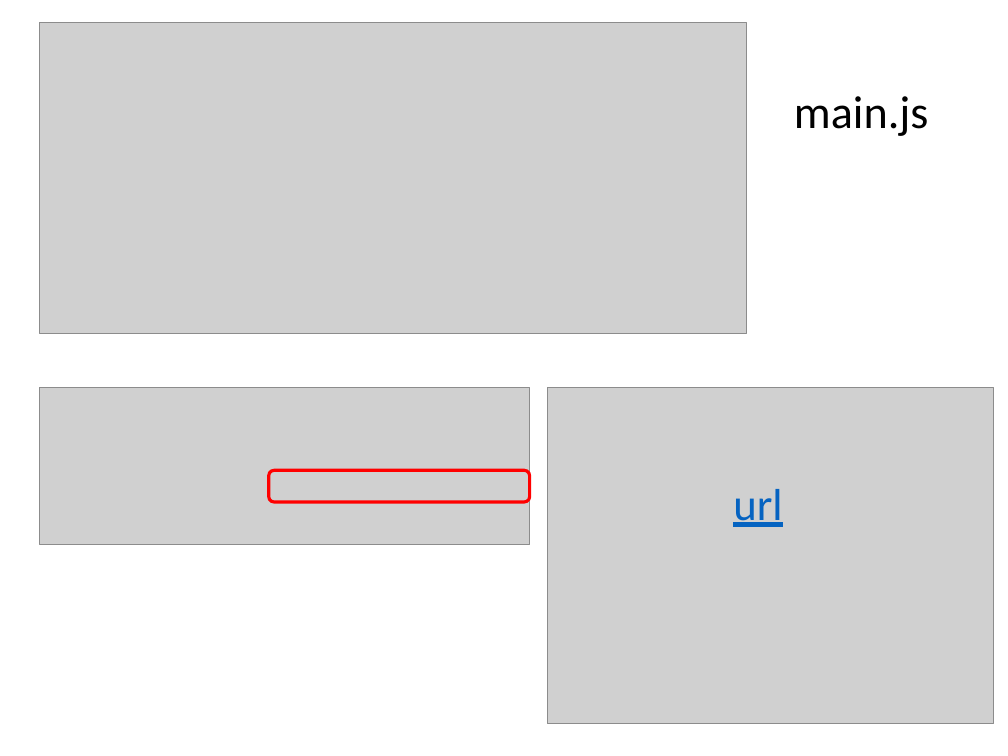
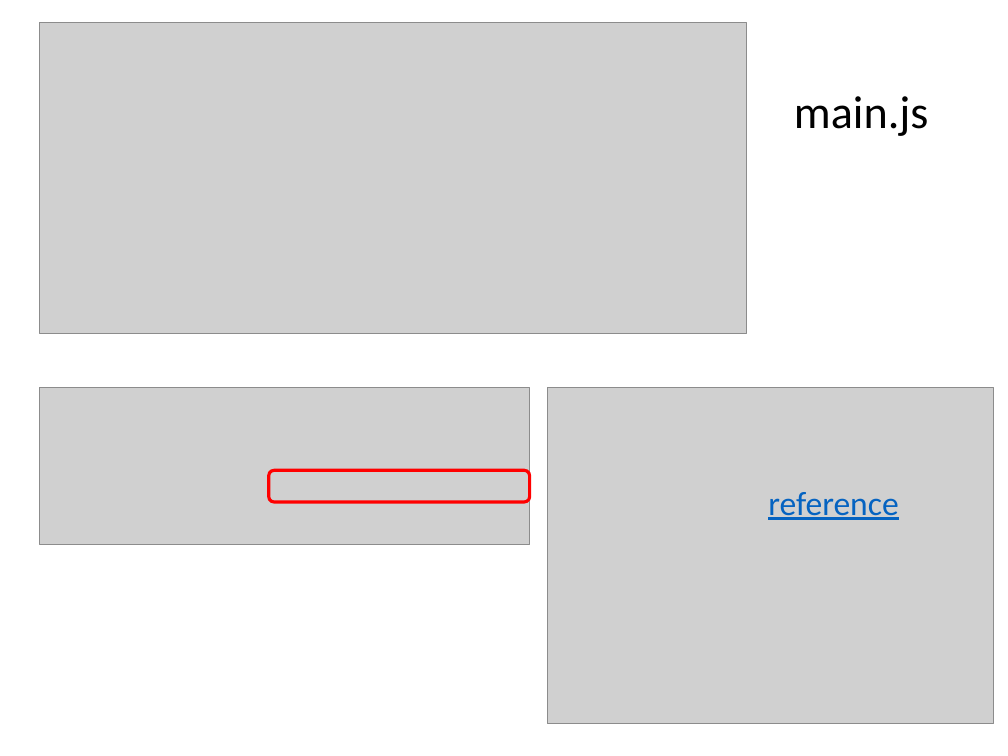
Before and after one commit to jyunming-chen/node-study, a slide deck: slide 8 of study.pptx. Drawn at 1008x756 pixels with LibreOffice and Linux fonts; fonts in the diff are those of the drawing; grey boxes stand for pictures. Boxes give left, top, right and bottom in pixels: in the first picture for what was removed or moved away, otherwise in the second. Text is boxed around its words. In the diff, an @@ line names an element or a change of style, - is before the commit and + after.

```diff
--- a/study.pptx
+++ b/study.pptx
@@ text at box(768, 492, 898, 520): text changed; size 32 to 24 pt @@
-url
+reference
```
Also in this commit, not shown: 4 other slides changed, 3 slides added, 9 slides removed, 11 other files.
